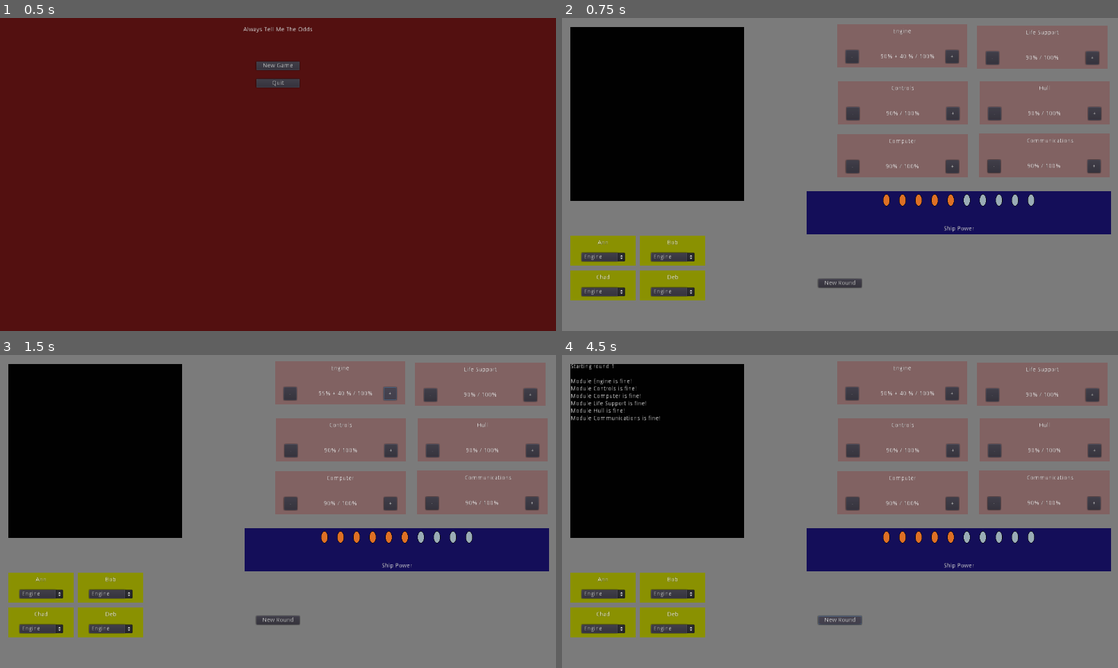
Above: before the commit, frames 1-4 (two rows, left to right).
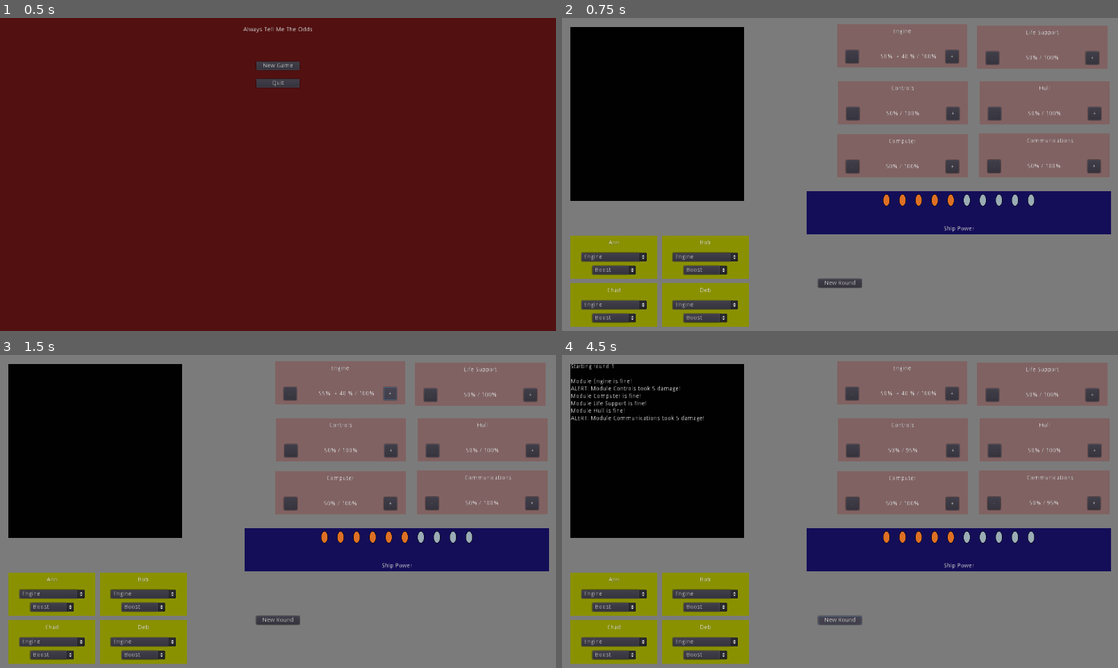
Above: after the commit, the same moments.

Repository: cparlette/alwaystellmetheodds
Game: Godot game, scene res://MainMenu.tscn
The game is run twice, just before and just after one commit, with the same random seed, the same clock (stepped at 60 frames per second) and the same inputs.
Inputs (mouse positions are in pixels of both pictures, inside the frame that each line leads up to):
- Up to frame 1 (0.5 s): no input
- Up to frame 2 (0.75 s): click "New Game" at 0.5 s
- Up to frame 3 (1.5 s): click "+" at 1.25 s
- Up to frame 4 (4.5 s): click "-" at 2 s; click "Engine" at 2.75 s; click (612, 608) at 3.5 s, where only the run after the commit has a clickable "Boost"; click "New Round" at 4.25 s

Frame 1 is identical in both runs. In frame 2, 6.2% of the frame differs, in the area x 1-85%, y 11-99%; in frame 3, 6.2%; in frame 4, 6.6%, in the area x 1-90%, y 9-99%.

Commit message:
Crew can either repair module or boost it

Diff:
--- a/Crew.gd
+++ b/Crew.gd
@@ -11,9 +11,10 @@
 	5: "Communications"
 }
 
-var crewChoice = 0
+var moduleAssigned = 0
+var taskAssigned = 0
 
-signal crew_choice
+signal crew_AssignmentChanged
 
 # Called when the node enters the scene tree for the first time.
 func _ready():
@@ -28,6 +29,11 @@
 	$NameLabel.text = crewName
 
 
-func _on_Assignment_item_selected(index):
-	crewChoice = index
-	emit_signal("crew_choice")
+func _on_ModuleOption_item_selected(index):
+	moduleAssigned = index
+	emit_signal("crew_AssignmentChanged")
+
+
+func _on_TaskOption_item_selected(index):
+	taskAssigned = index
+	emit_signal("crew_AssignmentChanged")
--- a/Crew.tscn
+++ b/Crew.tscn
@@ -3,8 +3,8 @@
 [ext_resource path="res://Crew.gd" type="Script" id=1]
 
 [node name="Crew" type="Control"]
-margin_right = 150.0
-margin_bottom = 70.0
+margin_right = 200.0
+margin_bottom = 100.0
 script = ExtResource( 1 )
 __meta__ = {
 "_edit_use_anchors_": false
@@ -19,17 +19,17 @@
 }
 
 [node name="NameLabel" type="Label" parent="."]
-margin_left = 25.0
+margin_left = 50.0
 margin_top = 10.0
-margin_right = 125.0
+margin_right = 150.0
 margin_bottom = 24.0
 text = "Crew Name"
 align = 1
 
-[node name="Assignment" type="OptionButton" parent="."]
+[node name="ModuleOption" type="OptionButton" parent="."]
 margin_left = 25.0
 margin_top = 40.0
-margin_right = 125.0
+margin_right = 175.0
 margin_bottom = 60.0
 text = "Engine"
 items = [ "Engine", null, false, 0, null, "Controls", null, false, 1, null, "Computer", null, false, 2, null, "Life Support", null, false, 3, null, "Hull", null, false, 4, null, "Communications", null, false, 5, null ]
@@ -37,4 +37,14 @@
 __meta__ = {
 "_edit_use_anchors_": false
 }
-[connection signal="item_selected" from="Assignment" to="." method="_on_Assignment_item_selected"]
+
+[node name="TaskOption" type="OptionButton" parent="."]
+margin_left = 50.0
+margin_top = 70.0
+margin_right = 150.0
+margin_bottom = 90.0
+text = "Boost"
+items = [ "Boost", null, false, 0, null, "Repair", null, false, 1, null ]
+selected = 0
+[connection signal="item_selected" from="ModuleOption" to="." method="_on_ModuleOption_item_selected"]
+[connection signal="item_selected" from="TaskOption" to="." method="_on_TaskOption_item_selected"]
--- a/Game.gd
+++ b/Game.gd
@@ -9,8 +9,8 @@
 		child.connect("module_change", self, "updatePower")
 		child.connect("game_over", self, "gameOver")
 	for person in $Crew.get_children():
-		person.connect("crew_choice", self, "newCrewChoice")
-	newCrewChoice()
+		person.connect("crew_AssignmentChanged", self, "newCrewModuleAssigned")
+	newCrewModuleAssigned()
 
 
 func _input(event):
@@ -28,14 +28,22 @@
 func newRound():
 	var newText = "Starting round " + str(globals.roundNumber) + "\n\n"
 	globals.roundNumber += 1
+	print(globals.roundNumber, " - moduleName, percentage, maxPercentage, bonus, repair, randomNumber")
 	for module in $Modules.get_children():
 		var randomNumber = rng.randi_range(0,100)
+		print("  ", module.moduleName, " ", module.percentage, " ", module.maxPercentage, " ", module.bonus, " ", module.repair, " ", randomNumber)
 		if randomNumber > (module.percentage + module.bonus):
 			# Failure, so cause damage
 			module.causeDamage(5)
 			newText += "ALERT: Module "+module.moduleName+" took 5 damage!\n"
 		else:
 			newText += "Module "+module.moduleName+" is fine!\n"
+		if module.repair > 0 and module.maxPercentage < 100:
+			newText += "REPAIR: Module "+module.moduleName+" has been repaired!\n"
+			module.maxPercentage += module.repair
+			if module.maxPercentage > 100:
+				module.maxPercentage = 100
+		module.updateModuleUI()
 	$Output/OutputText.text = newText
 
 
@@ -43,11 +51,15 @@
 	get_tree().change_scene("GameOver.tscn")
 
 
-func newCrewChoice():
+func newCrewModuleAssigned():
 	for module in $Modules.get_children():
 		module.bonus = 0
+		module.repair = 0
 	for person in $Crew.get_children():
-		var changedModule = $Modules.get_child(person.crewChoice)
-		changedModule.bonus += 10
+		var changedModule = $Modules.get_child(person.moduleAssigned)
+		if person.taskAssigned == 0:
+			changedModule.bonus += 10
+		elif person.taskAssigned == 1:
+			changedModule.repair += 10
 	for module in $Modules.get_children():
 		module.updateModuleUI()
--- a/Game.tscn
+++ b/Game.tscn
@@ -62,38 +62,34 @@
 [node name="Crew" type="Control" parent="."]
 margin_left = 20.0
 margin_top = 500.0
-margin_right = 330.0
-margin_bottom = 650.0
-rect_min_size = Vector2( 310, 150 )
+margin_right = 430.0
+margin_bottom = 710.0
+rect_min_size = Vector2( 410, 210 )
 __meta__ = {
 "_edit_use_anchors_": false
 }
 
 [node name="Ann" parent="Crew" instance=ExtResource( 4 )]
-margin_right = 0.0
-margin_bottom = 0.0
-rect_min_size = Vector2( 150, 70 )
+rect_min_size = Vector2( 200, 100 )
 
 [node name="Bob" parent="Crew" instance=ExtResource( 4 )]
-margin_left = 160.0
-margin_right = 160.0
-margin_bottom = 0.0
-rect_min_size = Vector2( 150, 70 )
+margin_left = 210.0
+margin_right = 410.0
+rect_min_size = Vector2( 200, 100 )
 crewNameInput = 1
 
 [node name="Chad" parent="Crew" instance=ExtResource( 4 )]
-margin_top = 80.0
-margin_right = 0.0
-margin_bottom = 80.0
-rect_min_size = Vector2( 150, 70 )
+margin_top = 110.0
+margin_bottom = 210.0
+rect_min_size = Vector2( 200, 100 )
 crewNameInput = 2
 
 [node name="Deb" parent="Crew" instance=ExtResource( 4 )]
-margin_left = 160.0
-margin_top = 80.0
-margin_right = 160.0
-margin_bottom = 80.0
-rect_min_size = Vector2( 150, 70 )
+margin_left = 210.0
+margin_top = 110.0
+margin_right = 410.0
+margin_bottom = 210.0
+rect_min_size = Vector2( 200, 100 )
 crewNameInput = 3
 
 [node name="ShipPower" parent="." instance=ExtResource( 3 )]
--- a/Module.gd
+++ b/Module.gd
@@ -1,11 +1,12 @@
 extends Control
 
 export(globals.MODULE_TYPE) var type
-var percentage = 90
+var percentage = 50
 var moduleName = ""
 var changeAmount = 5
 var maxPercentage = 100
 var bonus = 0
+var repair = 0
 
 signal module_change
 signal game_over
@@ -28,10 +29,18 @@
 	updateModuleUI()
 
 func updateModuleUI():
+	var newText = str(percentage) + "% "
 	if bonus > 0:
-		$PercentLabel.text = str(percentage) + "% + " + str(bonus) + " % / " + str(maxPercentage) + "%"
+		newText += " + " + str(bonus) + " % / "
 	else:
-		$PercentLabel.text = str(percentage) + "% / " + str(maxPercentage) + "%"
+		newText += "/ "
+	newText += str(maxPercentage) + "%"
+	if repair > 0 and maxPercentage < 100:
+		if repair + maxPercentage >= 100:
+			newText += " + " + str((100 - maxPercentage)) + "%"
+		else:
+			newText += " + " + str(repair) + "%"
+	$PercentLabel.text = newText
 
 func _on_Plus_pressed():
 	if percentage <= (maxPercentage - changeAmount) and globals.shipPowerCurrent < globals.shipPowerMax:
--- a/ShipPower.gd
+++ b/ShipPower.gd
@@ -8,14 +8,14 @@
 	refreshPowerIndicators()
 
 func refreshPowerIndicators():
-	print("Refreshing power indicators")
+	#print("Refreshing power indicators")
 	for child in $PowerIndicators.get_children():
 		$PowerIndicators.remove_child(child)
 	for i in range(globals.shipPowerCurrent):
 		var newNode = powerFilled.instance()
 		$PowerIndicators.add_child(newNode)
-		print("Added filled orange sprite")
+		#print("Added filled orange sprite")
 	for i in range(globals.shipPowerCurrent, globals.shipPowerMax):
 		var newNode = powerEmpty.instance()
 		$PowerIndicators.add_child(newNode)
-		print("Added empty sprite")
+		#print("Added empty sprite")
